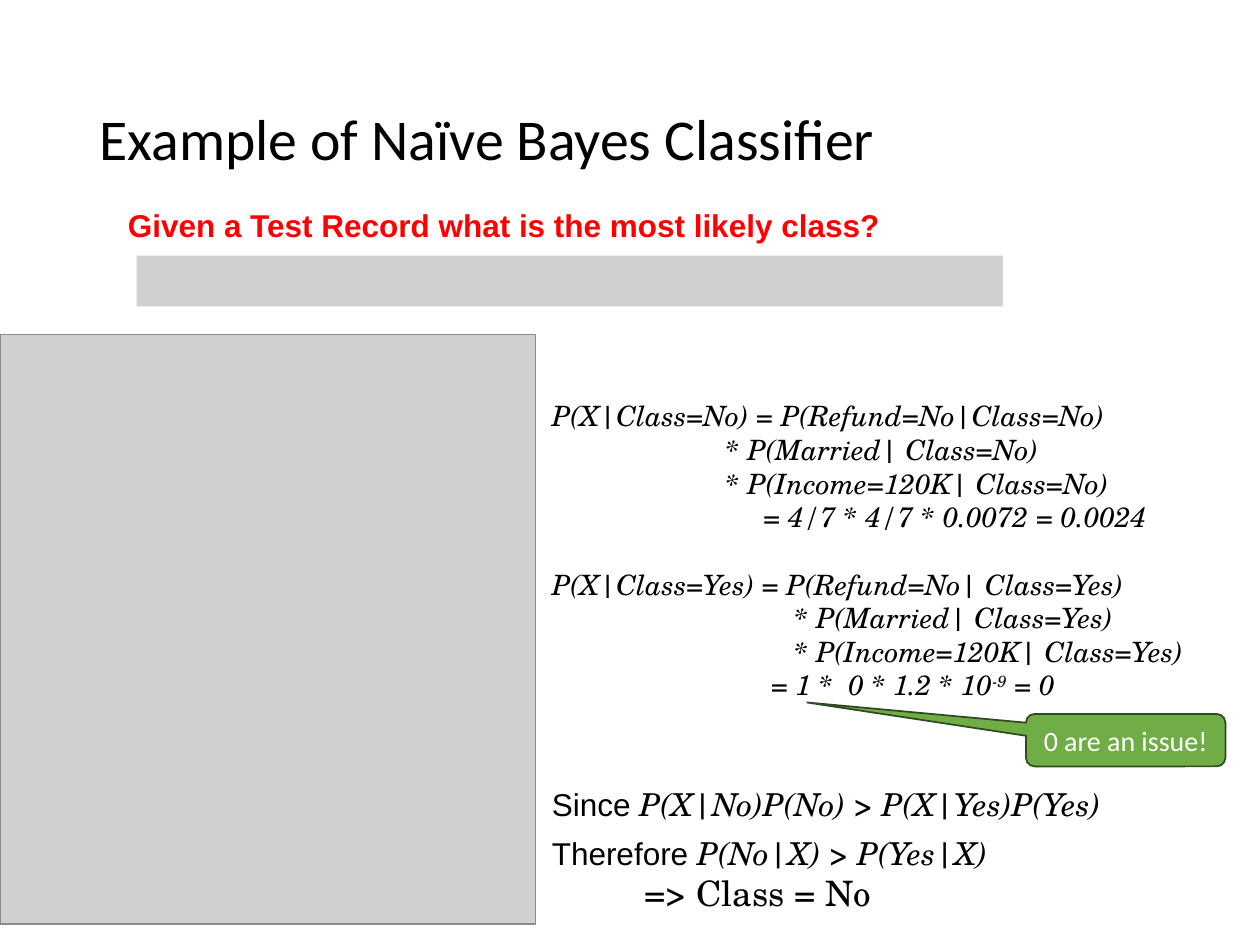
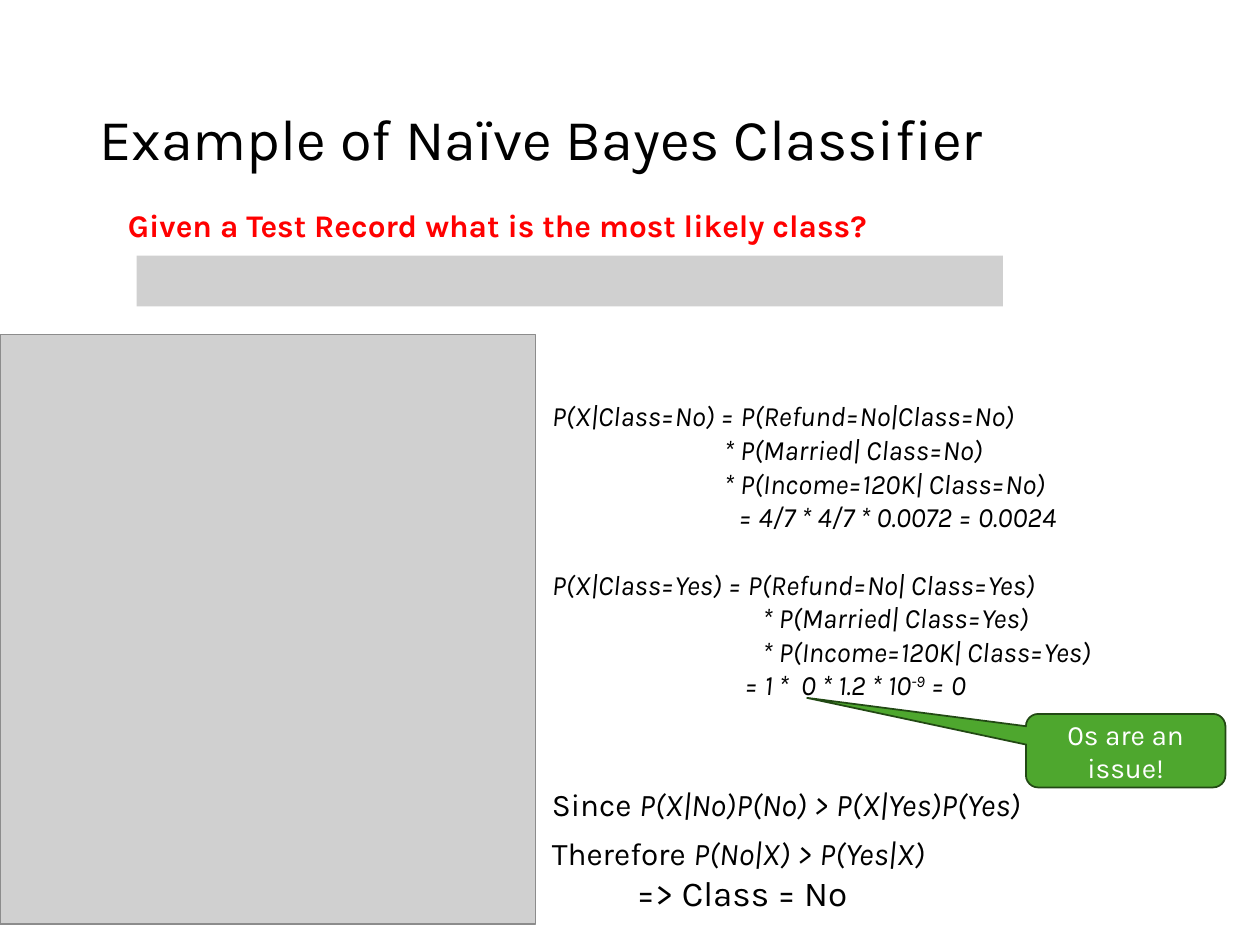
Before and after one commit to mhahsler/Introduction_to_Data_Mining_R_Examples, a slide deck: slide 26 of slides/chap4_alternative_classification.pptx (slide 25 before the commit). Drawn at 1260x945 pixels with LibreOffice and Linux fonts; fonts in the diff are those of the drawing; grey boxes stand for pictures. Boxes give left, top, right and bottom in pixels: in the first picture for what was removed or moved away, otherwise in the second. Text is boxed around its words. In the diff, an @@ line names an element or a change of style, - is before the commit and + after.

```diff
--- a/slides/chap4_alternative_classification.pptx
+++ b/slides/chap4_alternative_classification.pptx
@@ title "Example of Naïve Bayes Classifier" at [99, 120, 983, 174]: font Calibri to Karla @@
@@ text "Given a Test Record what ..." at [128, 214, 866, 245]: font Arial to Karla @@
@@ text "P(X|Class=No) = P(Refund=No|Class=No) * P(Married| ..." at [552, 405, 1091, 869]: font TeX Gyre Schola to Karla; font Arial to Karla in "Since", "Therefore" @@
@@ rounded speech box "0s are an issue!": place and size @@
-rounded speech box "0s are an issue!" at [1026, 714, 1225, 767]
+rounded speech box "0s are an issue!" at [1026, 714, 1225, 788]
@@ rounded speech box "0s are an issue!" at [1026, 714, 1225, 788]: fill #70AD47 to #4EA72E; outline #314C1F 1 pt to #224914 1 pt @@
@@ text in rounded speech box at [1067, 727, 1184, 779]: text changed; font Calibri to Karla @@
-0 are an issue!
+0s are an issue!
```
Also in this commit, not shown: 54 other slides changed, 1 slide added, 1 other file.
